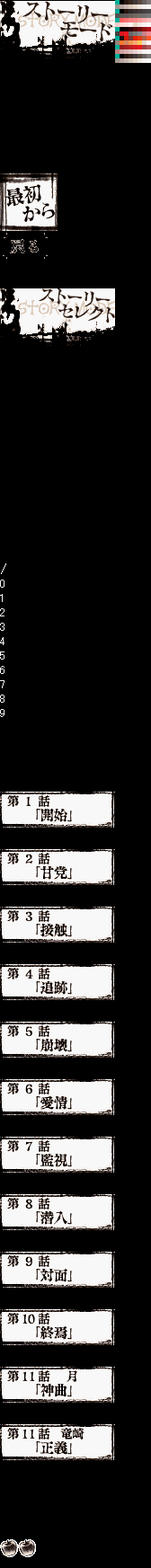
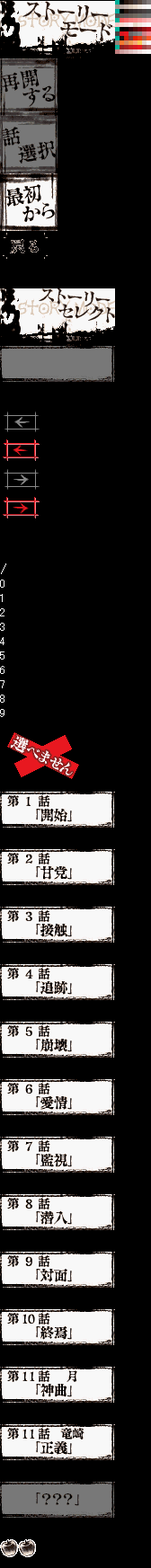
Comparing the layer stacks of the two 151×1568 images. Changes:
painted on "L70" over [115, 53, 151, 63]
painted on "story_restart_4_0" over [0, 58, 58, 116]
painted on "story_restart_7_0" over [0, 115, 58, 174]
painted on "story_restart_29_0" over [0, 345, 116, 382]
painted on "story_restart_36_0" over [3, 411, 40, 433]
painted on "story_restart_37_0" over [2, 439, 40, 461]
painted on "story_restart_38_0" over [3, 469, 40, 490]
painted on "story_restart_39_0" over [2, 496, 40, 519]
painted on "story_restart_54_0" over [7, 732, 80, 780]
painted on "story_restart_80_0" over [32, 1492, 90, 1507]
painted on "story_restart_80_1" over [0, 1481, 116, 1518]
